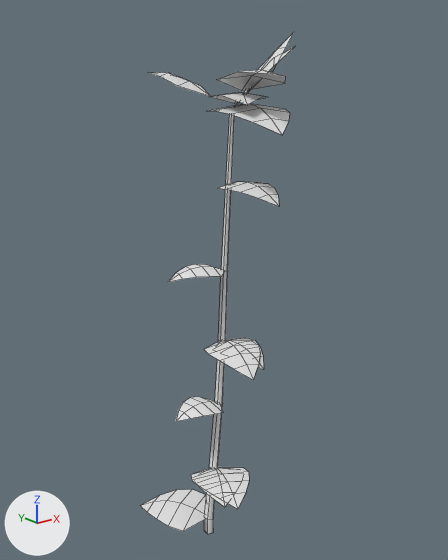
The FBX model Assets/models/jungle/sapling_a.fbx as it was, and as the next commit left it.
Before and after are seen from a 50 mm camera at (-1.231, -1.632, 1.673) aimed at (0.057, -0.021, 1.029). Arrows for +X, +Y and +Z are at lower left; the lights stay in place. The older version comes first. Mesh edges are drawn as thin lines.

In view in the first picture: 'sapling_a'.
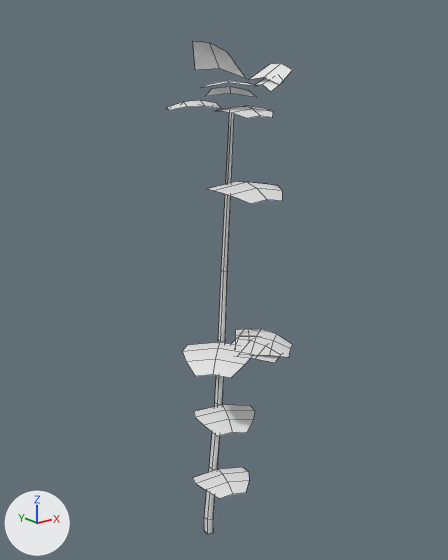
Pixel boxes (x1, y1, x2, y2) of what changed, in the pictures (448 x 560 px; the box of a moved part takes in the faces that stretch with it):
'sapling_a', reshaped
    before: (141, 32, 295, 534)
    after: (166, 41, 292, 534)
part 1 of me_sapling_a, deleted
    before: (141, 489, 206, 531)
part 2 of me_sapling_a, deleted
    before: (191, 467, 245, 509)
part 3 of me_sapling_a, moved or reshaped
    before: (168, 264, 264, 422)
    after: (182, 329, 292, 436)
part 4 of me_sapling_a, reshaped
    before: (151, 32, 295, 135)
    after: (166, 41, 292, 118)
part 5 of me_sapling_a, built on
    before: (220, 181, 279, 206)
    after: (208, 181, 282, 204)

The change in detail:
me_sapling_a is used by ob_sapling_a; location (0.0, 0.0, 0.0).
me_sapling_a had 209 vertices, 160 faces and spanned x -0.18..0.23, y -0.38..0.25, z 0.0..1.83.
me_sapling_a now has 207 vertices, 104 faces and spans x -0.18..0.28, y -0.34..0.12, z 0.0..1.84.
me_sapling_a part 1: the loose piece of 14 vertices spanning x -0.18..0.07, y -0.01..0.25, z 0.04..0.1 is deleted.
Part 2, on me_sapling_a:
13 vertices are removed from x -0.1..0.09, y -0.2..0.02, z 0.27..0.3.
14 faces are deleted.
Part 3, on me_sapling_a:
37 vertices are removed from x -0.14..0.14, y -0.24..0.1, z 0.52..1.08.
38 faces are deleted.
16 vertices move from x -0.12..0.15, y -0.17..0.07, z 0.78..1.09 to x -0.14..0.26, y -0.21..0.0, z 0.78..0.82.
49 vertices are added at x -0.16..0.26, y -0.26..0.04, z 0.5..0.82.
28 new faces join them, mat_leaf (white #e7e7e7).
Part 4, on me_sapling_a:
38 vertices are removed from x -0.13..0.23, y -0.38..0.16, z 1.54..1.83.
40 faces are deleted.
15 vertices move from x -0.12..0.18, y -0.25..0.1, z 1.6..1.71 to x -0.07..0.22, y -0.19..0.07, z 1.64..1.79.
51 vertices are added at x -0.18..0.28, y -0.29..0.12, z 1.56..1.84.
22 new faces join them, mat_leaf (white #e7e7e7).
Part 5, on me_sapling_a:
13 vertices are removed from x -0.04..0.14, y -0.28..-0.1, z 1.32..1.38.
10 faces are deleted.
13 vertices are added at x -0.09..0.15, y -0.34..-0.1, z 1.31..1.39.
6 new faces join them, mat_leaf (white #e7e7e7).
